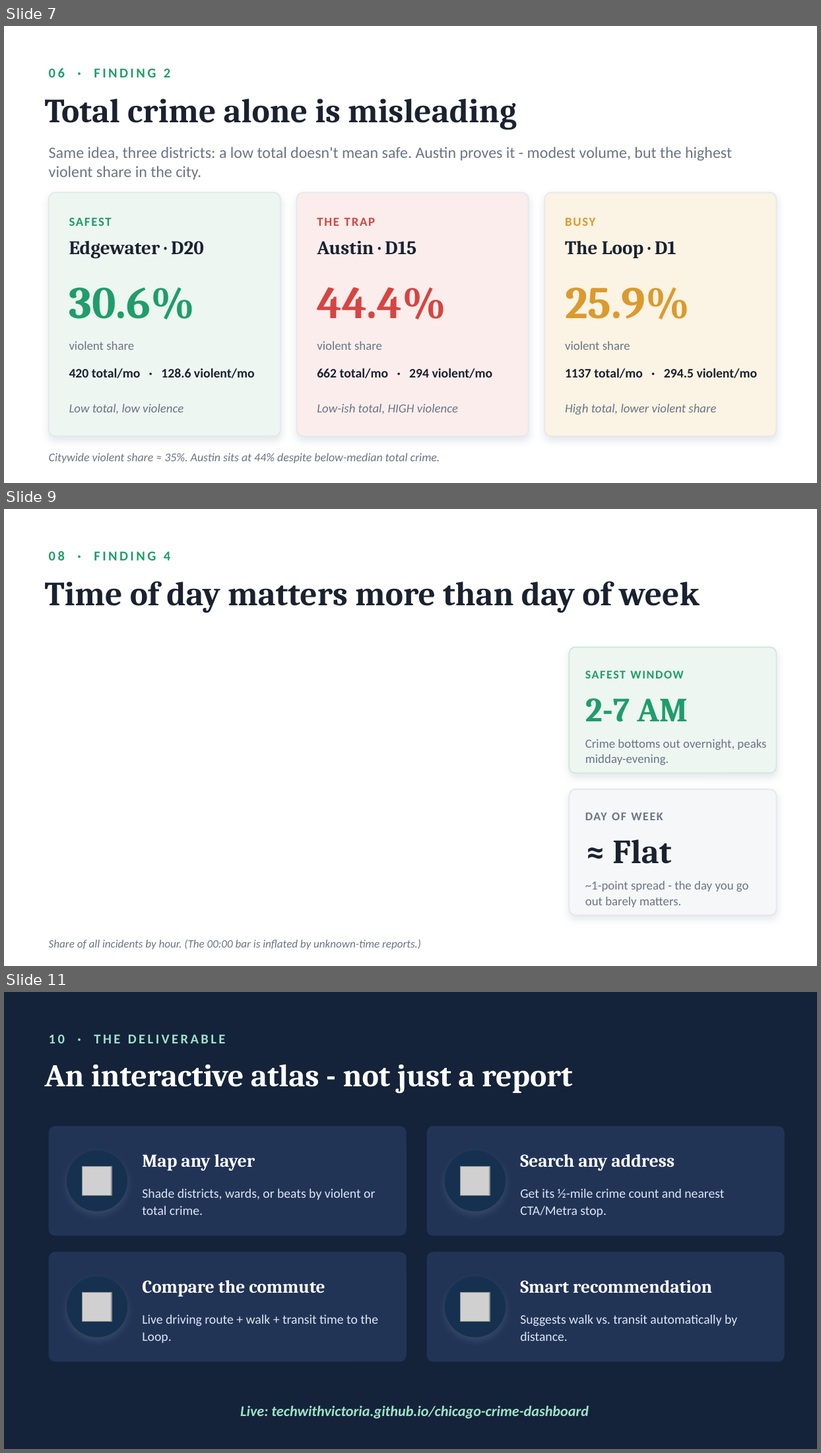
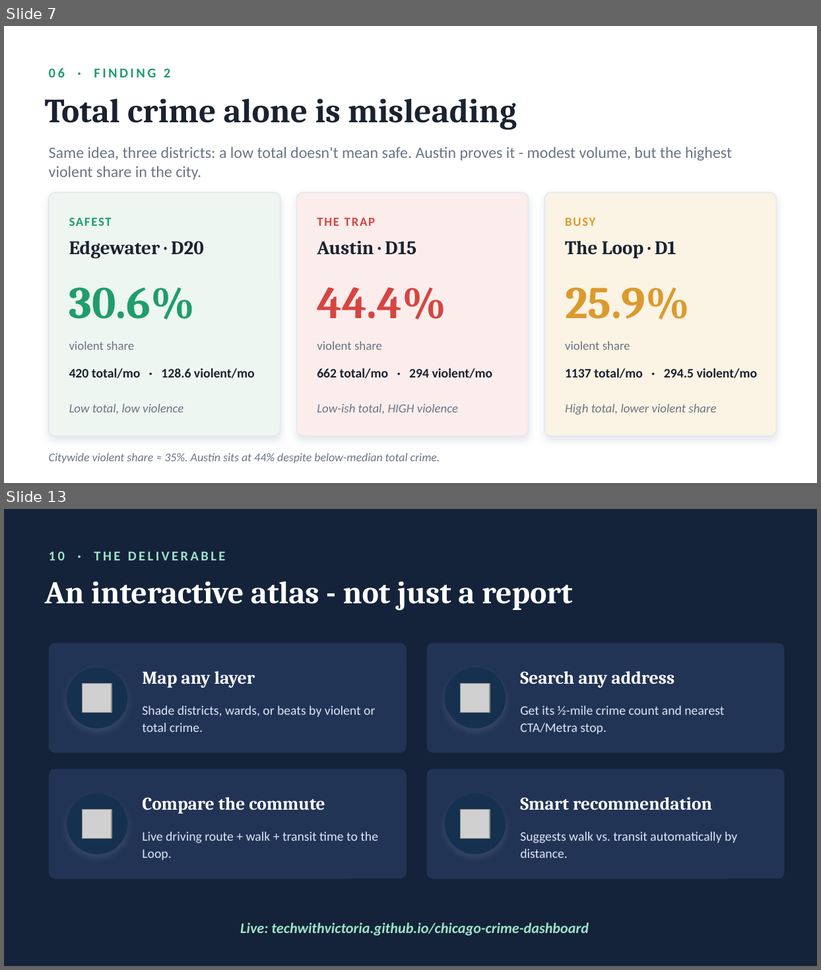
Before and after one commit to techwithvictoria/chicago-crime-dashboard, a slide deck: Chicago_Safety_Relocation.pptx. Shown one above the other, each under a label of ours: slides 7, 9 and 11 before the commit, slides 7 and 13 after it; the slides between them are not shown. The pictures are 821x1453 and 821x970 pixels, drawn with LibreOffice and Linux fonts; fonts in the diff are those of the drawing; grey boxes stand for pictures. Boxes give left, top, right and bottom in pixels: in the first picture for what was removed or moved away, otherwise in the second. Text is boxed around its words. In the diff, an @@ line names an element or a change of style, - is before the commit and + after.

```diff
--- a/Chicago_Safety_Relocation.pptx
+++ b/Chicago_Safety_Relocation.pptx
@@ slide 9 removed at [4,509,817,966], background #FFFFFF @@
@@ text removed at [49,551,170,560] @@
-08 · FINDING 4
@@ text removed at [45,581,700,613] @@
-Time of day matters more than day of week
@@ rounded rectangle removed at [569,647,776,773] @@
@@ text removed at [585,671,683,679] @@
-SAFEST WINDOW
@@ text removed at [585,698,688,722] @@
-2-7 AM
@@ text removed at [585,739,766,765] @@
-Crime bottoms out overnight, peaks midday-evening.
@@ rounded rectangle removed at [569,789,776,916] @@
@@ text removed at [585,813,663,821] @@
-DAY OF WEEK
@@ text removed at [613,840,671,864] @@
-≈ Flat
@@ text removed at [585,881,749,908] @@
-~1-point spread - the day you go out barely matters.
@@ text removed at [49,940,421,950] @@
-Share of all incidents by hour. (The 00:00 bar is inflated by unknown-time reports.)
@@ what was slide 11 is now slide 13 @@
```
Also in this commit, not shown: 5 slides changed, 3 slides added.
